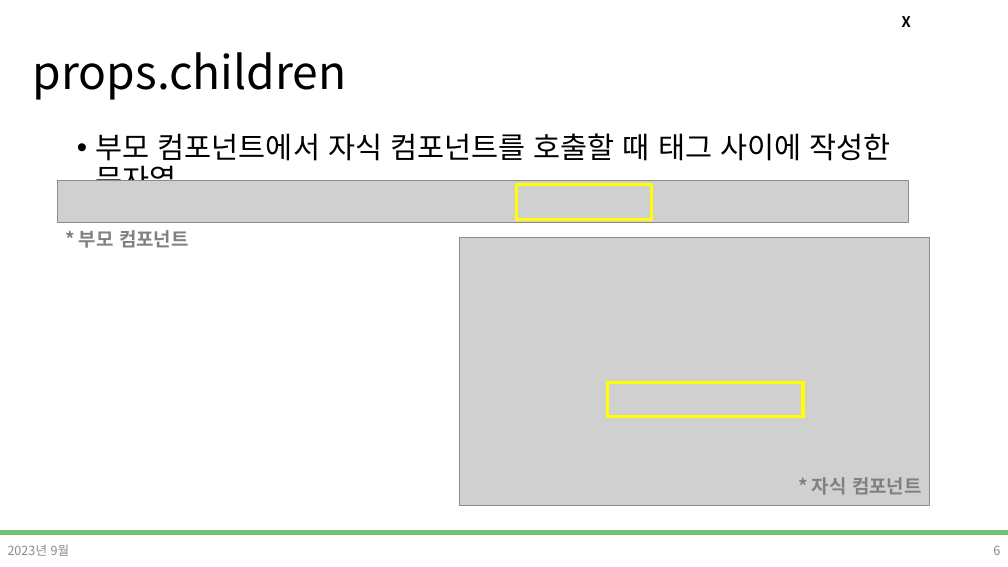
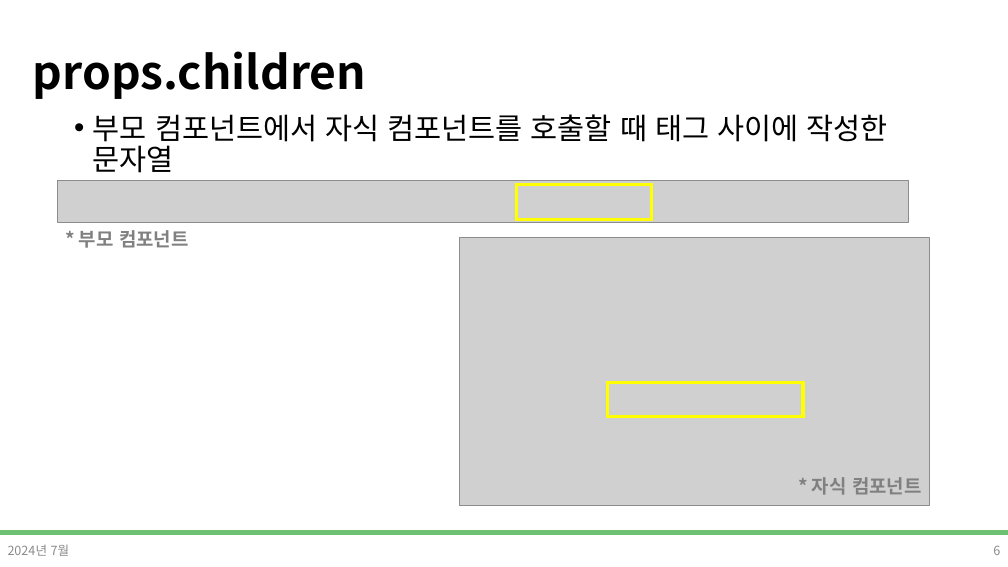
Before and after one commit to DevDamon0527/SeSAC_Yeongdeungpo_Campus_6th, a slide deck: slide 6 of material/[SeSAC_YDP_6] 24_React_Props_State.pptx. Drawn at 1008x567 pixels with LibreOffice and Linux fonts; fonts in the diff are those of the drawing; grey boxes stand for pictures; background and template pictures are left out. Boxes give left, top, right and bottom in pixels: in the first picture for what was removed or moved away, otherwise in the second. Text is boxed around its words. In the diff, an @@ line names an element or a change of style, - is before the commit and + after.

```diff
--- a/material/[SeSAC_YDP_6] 24_React_Props_State.pptx
+++ b/material/[SeSAC_YDP_6] 24_React_Props_State.pptx
@@ title "props.children" at [33, 51, 367, 99]: bold on @@
@@ text removed at [902, 16, 911, 27] @@
-X
@@ text "부모 컴포넌트에서 자식 컴포넌트를 호출할 ..." rewrapped from [96, 133, 891, 181] to [93, 114, 888, 173] @@
@@ text at [8, 545, 70, 556]: text changed @@
-2023년 9월
+2024년 7월
```
Also in this commit, not shown: 17 other slides changed, 2 other files.
